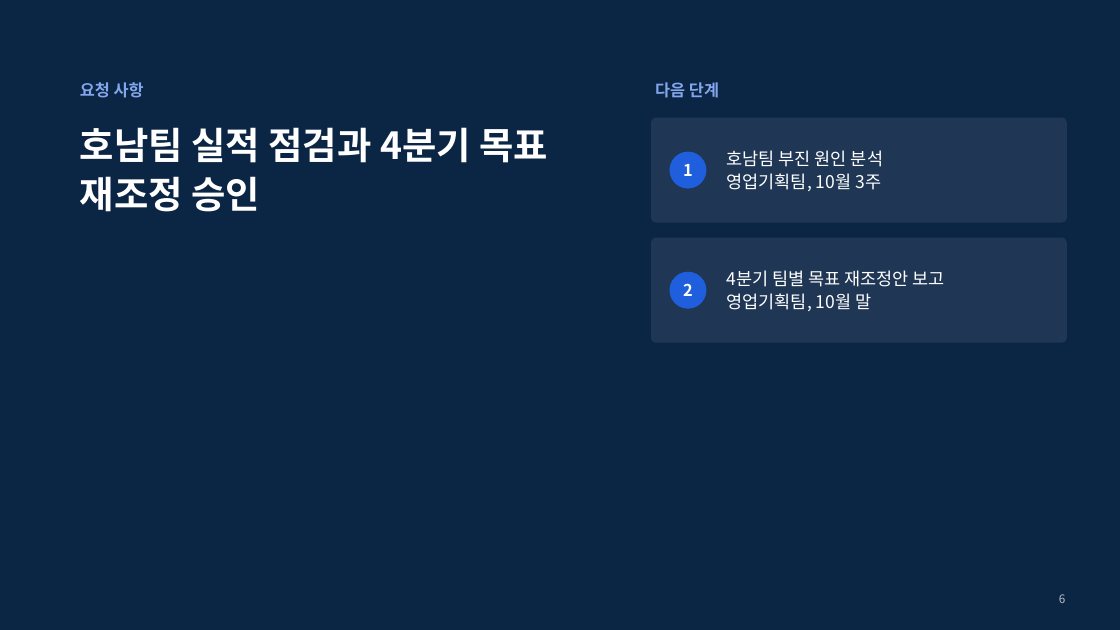
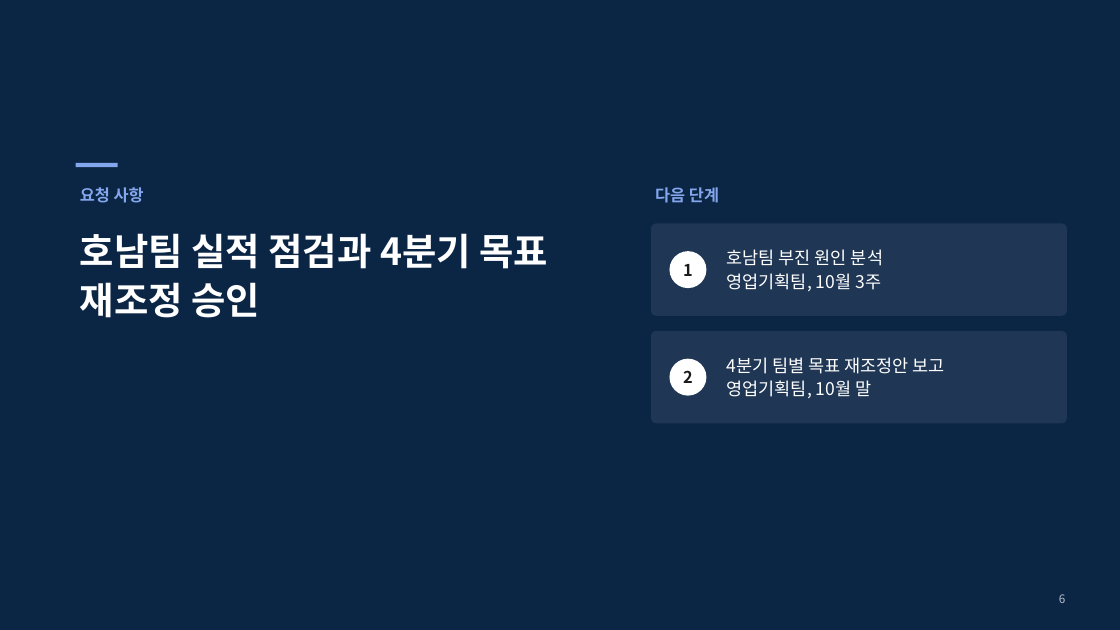
Before and after one commit to coindesktop/Awesome-PPT-SKILL, a slide deck: slide 6 of examples/monthly-report/deck.pptx. Drawn at 1120x630 pixels with LibreOffice and Linux fonts; fonts in the diff are those of the drawing. Boxes give left, top, right and bottom in pixels: in the first picture for what was removed or moved away, otherwise in the second. Text is boxed around its words. In the diff, an @@ line names an element or a change of style, - is before the commit and + after.

```diff
--- a/examples/monthly-report/deck.pptx
+++ b/examples/monthly-report/deck.pptx
@@ rectangle added at box(76, 163, 118, 167), fill #84A6EC @@
@@ text "요청 사항": place and size @@
-text "요청 사항" at box(80, 82, 144, 98)
+text "요청 사항" at box(80, 187, 144, 203)
@@ text "다음 단계": place and size @@
-text "다음 단계" at box(655, 82, 719, 98)
+text "다음 단계" at box(655, 187, 719, 203)
@@ title "호남팀 실적 점검과 4분기 목표 ...": place and size @@
-title "호남팀 실적 점검과 4분기 목표 ..." at box(80, 127, 549, 212)
+title "호남팀 실적 점검과 4분기 목표 ..." at box(80, 233, 549, 318)
@@ rounded rectangle: place and size @@
-rounded rectangle at box(651, 238, 1067, 343)
+rounded rectangle at box(651, 223, 1067, 316)
@@ rounded rectangle at box(651, 223, 1067, 316): proportions changed @@
@@ text "호남팀 부진 원인 분석": place and size @@
-text "호남팀 부진 원인 분석" at box(727, 150, 883, 191)
+text "호남팀 부진 원인 분석" at box(727, 249, 883, 291)
@@ ellipse "1" at box(670, 251, 707, 288): text colour #FFFFFF to #1A1A1A; fill #1F5EDC to #FFFFFF @@
@@ ellipse "1": place and size @@
-ellipse "1" at box(670, 151, 707, 188)
+ellipse "1" at box(670, 251, 707, 288)
@@ rounded rectangle at box(651, 331, 1067, 423): proportions changed @@
@@ rounded rectangle: place and size @@
-rounded rectangle at box(651, 118, 1067, 223)
+rounded rectangle at box(651, 331, 1067, 423)
@@ ellipse "2": place and size @@
-ellipse "2" at box(670, 271, 707, 308)
+ellipse "2" at box(670, 359, 707, 396)
@@ ellipse "2" at box(670, 359, 707, 396): text colour #FFFFFF to #1A1A1A; fill #1F5EDC to #FFFFFF @@
@@ text "4분기 팀별 목표 재조정안 보고": place and size @@
-text "4분기 팀별 목표 재조정안 보고" at box(727, 270, 945, 311)
+text "4분기 팀별 목표 재조정안 보고" at box(727, 357, 945, 398)
```
Also in this commit, not shown: 1 other slide changed, 43 other files.
